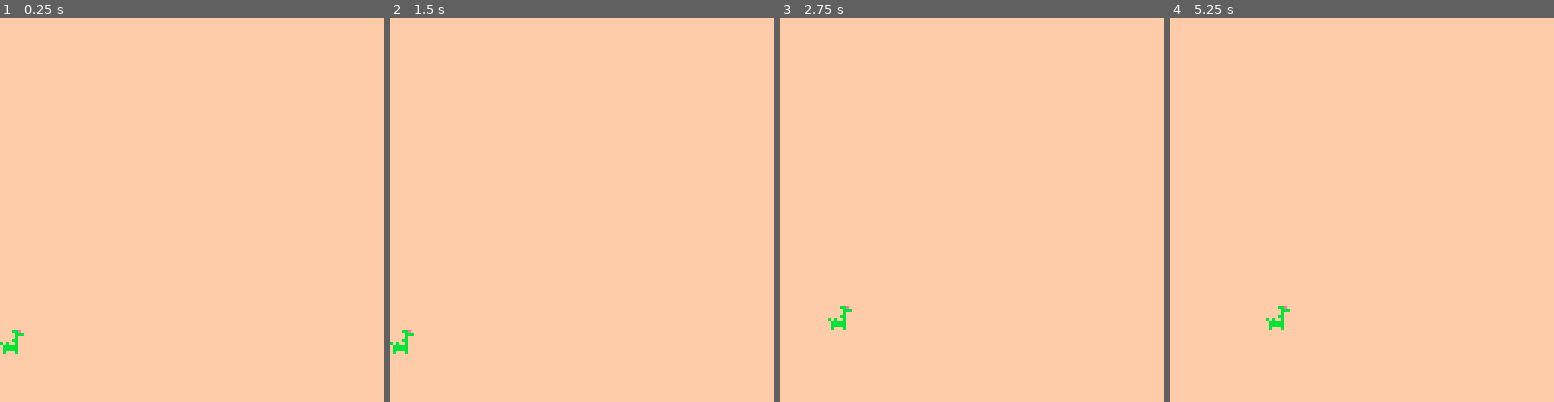
Above: before the commit, frames 1-4 (left to right).
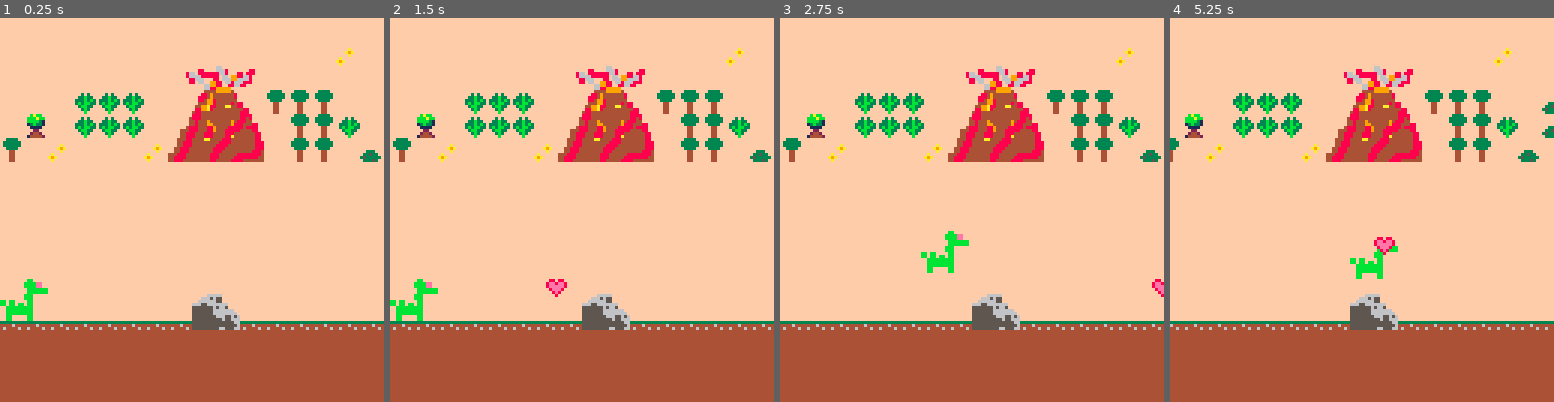
Above: after the commit, the same moments.

Repository: adatechschool/projet-collectif-pico-8-teamdino
Game: PICO-8 cartridge projet-collectif-pico-8-teamdino.p8
Two runs of this game, one before a commit and one after it. Both use one fixed random seed, a clock stepped at 60 frames per second and the inputs below.
Inputs:
- Up to frame 1 (0.25 s): no input
- Up to frame 2 (1.5 s): tap X (X key) at 0.33, 1.07 s
- Up to frame 3 (2.75 s): hold Right 1.6-2.1 s; tap X (X key) at 1.85 s; hold Up 2.15-2.42 s; hold Right from 2.47 s (still down)
- Up to frame 4 (5.25 s): tap X (X key) at 2.97, 4.08, 5.2 s; release Right at 3.03 s; hold Left 3.08-3.58 s; hold Down 3.63-3.97 s; hold Right 4.02-4.68 s; hold Up 4.73-5.03 s; hold Left from 5.08 s (still down)

The runs differ from the first frame. In frame 1, 29% of the frame differs, in the area x 0-100%, y 7-100%; in frame 2, 30%; in frame 3, 30%; in frame 4, 30%.

Commit message:
Ajout fonction camera et position map

Diff:
--- a/projet-collectif-pico-8-teamdino.p8
+++ b/projet-collectif-pico-8-teamdino.p8
@@ -2,77 +2,131 @@
 version 38
 __lua__
 function _init()
- create_player()
-end
-
-function _update()
- player_movement()
+ p={x=10,y=175,speed=4}
+ coeurs={}
+ trex={}
+end
+
+function _update60()
+ if btn(➡️) then
+  if p.x<960 then
+     p.x+=1
+ end
+end
+ --eviter de sortir du champ a gauche
+ if btn(⬅️) then
+  if p.x>10  then
+     p.x-=1
+
+  end
+ end
+ if (btn(⬆️)) p.y-=1
+ if (btn(⬇️)) p.y+=1
+ if (btnp(❎)) shoot()
+ update_coeurs()
+ generer_trex()
  update_camera()
+-- player_movement()
 end
 
 function _draw()
  cls(15)
  draw_map()
- draw_player()
- end
-
+
+--maman dino
+ spr(28,p.x,p.y,2,2)
+
+--trex
+for t in all (trex) do
+ spr(35,t.x,t.y)
+ end
+--coeurs
+for c in all(coeurs) do
+ spr(26,c.x,c.y)
+ end
+end
+-- affichage des grands sprites
+
+
+
+-->8
+--coeurs
+
+function shoot()
+ new_coeur={
+  x=p.x,
+  y=p.y,
+  speed=2
+ }
+ add(coeurs,new_coeur)
+end
+
+function update_coeurs()
+ for c in all (coeurs) do
+  c.x+=c.speed
+ end
+end
+…(7 lines of a section not shown)…
+-->8
+--trex
+
+function generer_trex()
+ new_trex={
+  x=60,
+  y=-8,
+  life=3
+  }
+  add (trex,new_trex)
+end
+
+function update_trex()
+ for t in all(trex) do
+  t.y=0.3
+  if t.y<128 then
+   del (trex,t)
+  end
+ end
+end
 -->8
 --map
 
 function draw_map()
-map (0,0,0,0,60,15)
-end
-
-function check_flag(flag,x,y)
- local sprite=mget(x,y)
- return fget (sprite,flag)
-end
+ map(0,40,10,50,128,64)
+end
+
+
+--permet de centrer la cam sur le player
 
 function update_camera()
- camx=flr(p.x/16)*16
- camy=flr(p.y/16)*16
- camera(camx*8,camy*8)
-end
-
-function old_camera()
- camx=mid(0,p.x-7,5,31-15)
- camy=mid(0,p.y-7,5,31-15)
- camera(camx*8,camy*8)
-end
-
-
+--1ere tentative de camera
+-- camx=mid(0,p.x,127-63)
+-- camy=mid(0,p.y,63-31)
+ if p.x>60 then
+  camx=p.x-60
+ else
+  camx=10
+ end
+ camera(camx,90)
+end
 
 
 -->8
 --player
 
-function create_player()
- p={x=0,y=52,sprite=1}
-end
-
-function player_movement()
-newx=p.x
-newy=p.y
- if(btnp(⬅️)) newx-=1
- if(btnp(➡️)) newx+=1
- if(btnp(⬆️)) newy-=1
- if(btnp(⬇️)) newy+=1
-
-
- if not  check_flag(0,newx,newy) then
-  p.x=newx
-  p.y=newy
-  if (p.x<0) p.x=0
-  if (p.y<0) p.y=0
-  if (p.x>59) p.x=59
-  if (p.y>29) p.y=29
- end
-end
-
-
-function draw_player()
- spr(p.sprite,p.x*8,p.y*8)
-end
+--function player_movement()
+-- newx=p.x
+-- newy=p.y
+ -- if (btnp(⬅️)) newx-=1
+ -- if (btnp(➡️)) newx+=1
+ -- if (btnp(⬆️)) newy-=1
+ -- if (btnp(⬇️)) newy+=1
+--end
 
 
 
@@ -203,10 +257,10 @@
 
 
 __gff__
-0000000101010100000000000000000000000000000000000000020000000000000000000000000000000000000000000000000000000000000000000000000000000000000000000000000000000000000000000000000000000000000000000000000000000000000000000000000000000000000000000000000000000000
+0000000101010100000000000000000000000000000000000000020000000000000000000000000000000000000000000000000000000000000000000000000000010101000000000000000101000000000101000000000000000001010000000000000000000000000000000000000000000000000000000000000000000000
 0000000000000000000000000000000000000000000000000000000000000000000000000000000000000000000000000000000000000000000000000000000000000000000000000000000000000000000000000000000000000000000000000000000000000000000000000000000000000000000000000000000000000000
 __map__
-1515151515151515151515151515151515151515151515151515151515151515151515151515151515151515151515151515151515151515151515151515151515151515151515151515151515151515151515151515151515151515151515151515151515151515151515151515151515151515151515151515151515151515
+1b15151515151515151515151515151515151515151515151515151515151515151515151515151515151515151515151515151515151515151515151515151515151515151515151515151515151515151515151515151515151515151515151515151515151515151515151515151515151515151515151515151515151515
 1515151515151515151515151515151515151515151515151515151515151515151515151515151515151515151515151515151515151515151515151515151515151515151515151515151515151515151515151515151515151515151515151515151515151515151515151515151515151515151515151515151515151515
 1515151515151515151515151515151515151515151515151515151515151515151515151515151515151515151515151515151515151515151515151515151515151515151515151515151515151515151515151515151515151515151515151515151515151515151515151515151515151515151515151515151515151515
 1515151515151515151515151515151515151515151515151515151515151515151515151515151515151515151515151515151515151515151515151515151515151515151515151515151515151515151515151515151515151515151515151515151515151515151515151515151515151515151515151515151515151515
Not shown, changed: 66 lines of the sprite sheet (__gfx__) section of projet-collectif-pico-8-teamdino.p8
Not shown, changed: the sound effects (__sfx__) section of projet-collectif-pico-8-teamdino.p8
